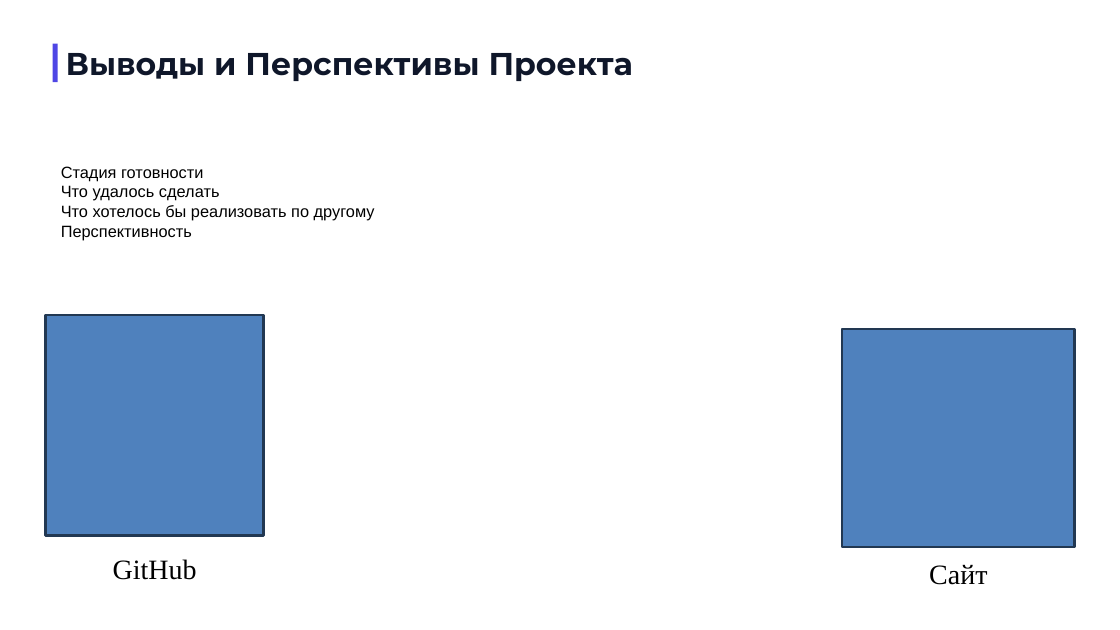
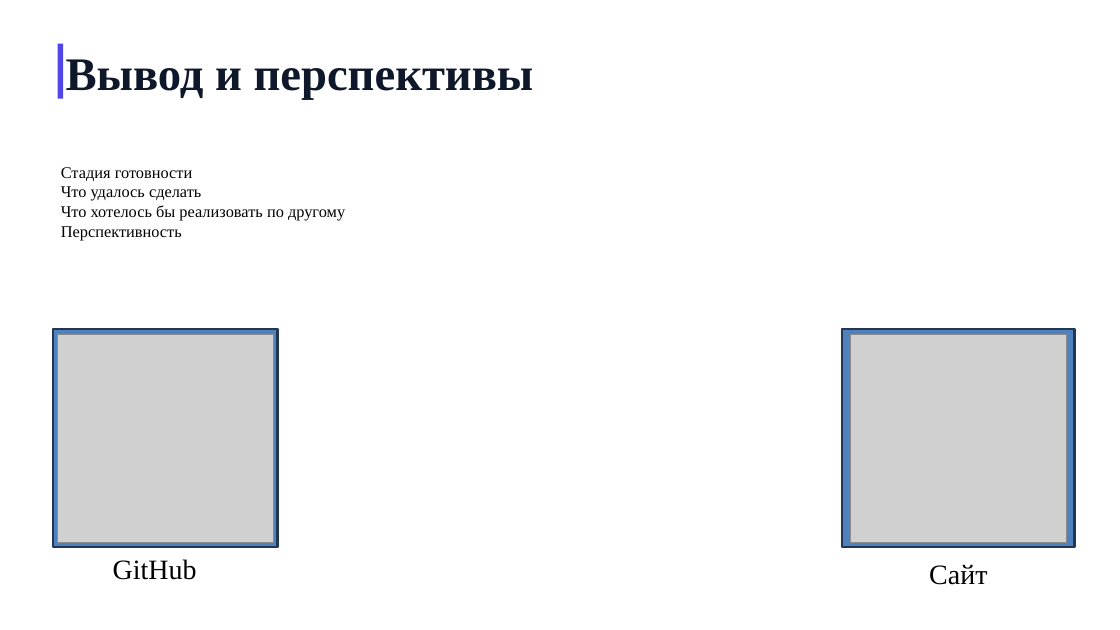
Before and after one commit to KOngfrost/BankBankBank, a slide deck: slide 15 of GosBank.pptx. Drawn at 1120x630 pixels with LibreOffice and Linux fonts; fonts in the diff are those of the drawing; grey boxes stand for pictures; background and template pictures are left out. Boxes give left, top, right and bottom in pixels: in the first picture for what was removed or moved away, otherwise in the second. Text is boxed around its words. In the diff, an @@ line names an element or a change of style, - is before the commit and + after.

```diff
--- a/GosBank.pptx
+++ b/GosBank.pptx
@@ rectangle: place and size @@
-rectangle at <box>52,44,57,82</box>
+rectangle at <box>58,44,64,98</box>
@@ text at <box>66,59,534,100</box>: text changed; size 27 to 40 pt; font Montserrat to Times New Roman @@
-Выводы и Перспективы Проекта
+Вывод и перспективы
@@ text "Стадия готовности" at <box>61,167,345,240</box>: font Arial to Times New Roman @@
@@ rectangle: place and size @@
-rectangle at <box>45,315,264,535</box>
+rectangle at <box>53,329,277,548</box>
@@ picture added at <box>57,334,273,543</box> @@
@@ picture added at <box>850,334,1067,543</box> @@
```
Also in this commit, not shown: 11 other slides changed, 4 slides added, 4 slides removed, 4 other files.
